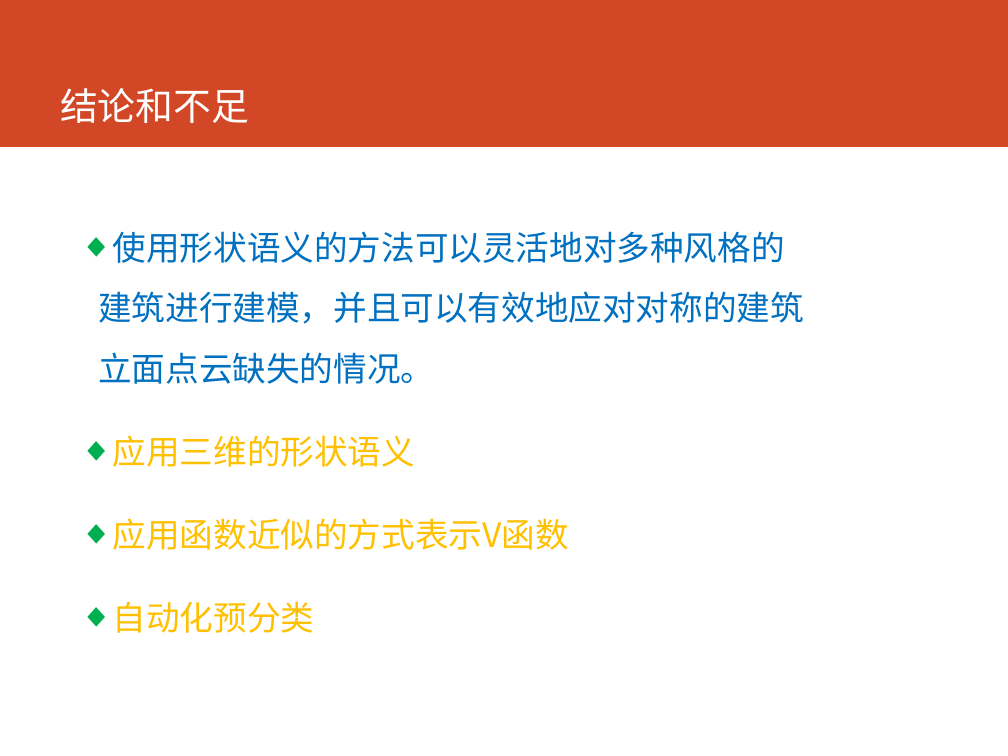
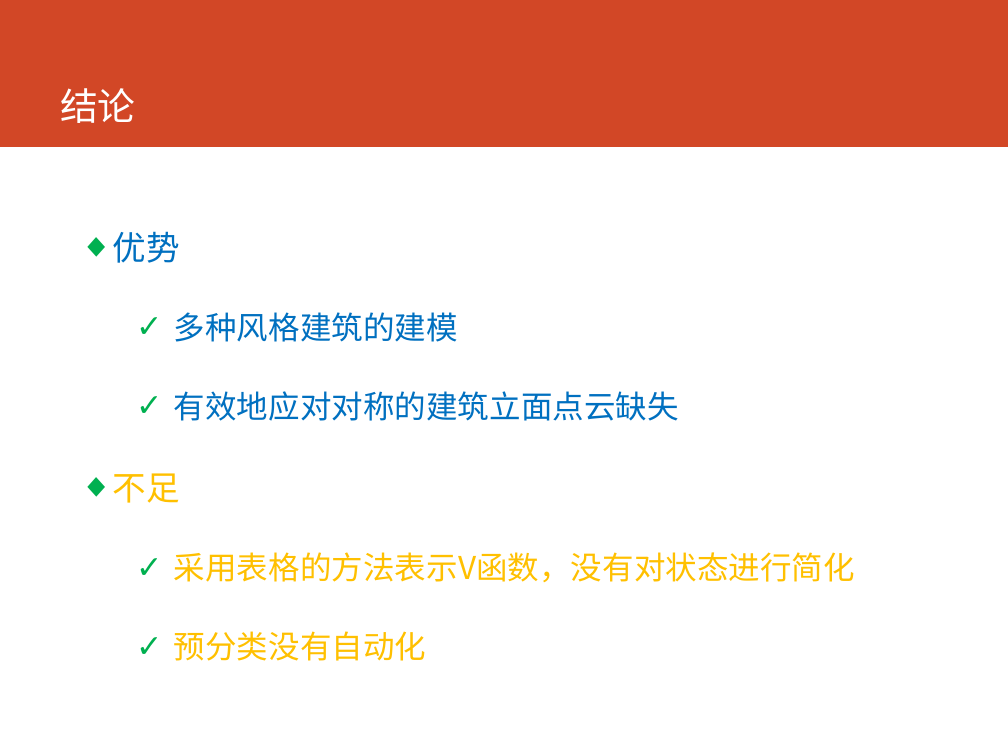
Before and after one commit to cartosquare/graduation-thesis-defenses, a slide deck: slide 18 of 基于形状语义和增强学习的建筑.pptx (slide 19 before the commit). Drawn at 1008x756 pixels with LibreOffice and Linux fonts; fonts in the diff are those of the drawing. Boxes give left, top, right and bottom in pixels: in the first picture for what was removed or moved away, otherwise in the second. Text is boxed around its words. In the diff, an @@ line names an element or a change of style, - is before the commit and + after.

```diff
--- a/基于形状语义和增强学习的建筑.pptx
+++ b/基于形状语义和增强学习的建筑.pptx
@@ title at box(60, 88, 136, 123): text changed @@
-结论和不足
+结论
@@ text at box(113, 231, 855, 661): text changed; size 24 to 22.5 pt; text colour #0070C0 to #FFC000 @@
-◆ 使用形状语义的方法可以灵活地对多种风格的建筑进行建模，并且可以有效地应对对称的建筑立面点云缺失的情况。
-◆ 应用三维的形状语义
-◆ 应用函数近似的方式表示V函数
-◆ 自动化预分类
+◆ 优势
+  ✓ 多种风格建筑的建模
+  ✓ 有效地应对对称的建筑立面点云缺失
+◆ 不足
+  ✓ 采用表格的方法表示V函数，没有对状态进行简化
+  ✓ 预分类没有自动化
```
Also in this commit, not shown: 5 other slides changed.
